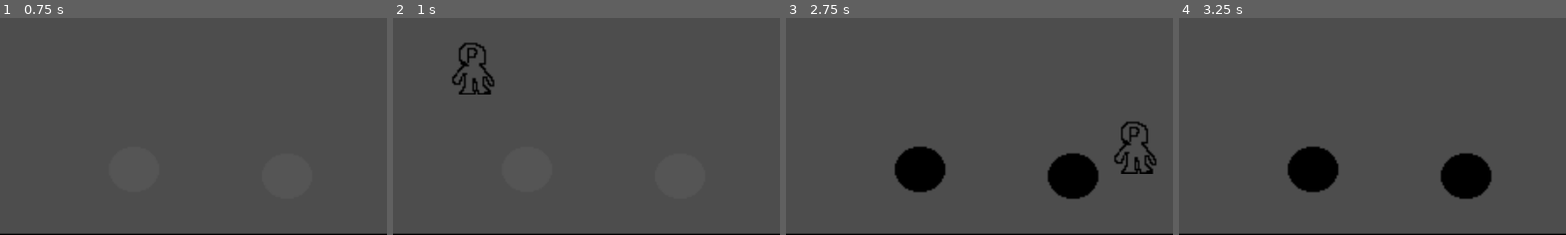
Above: before the commit, frames 1-4 (left to right).
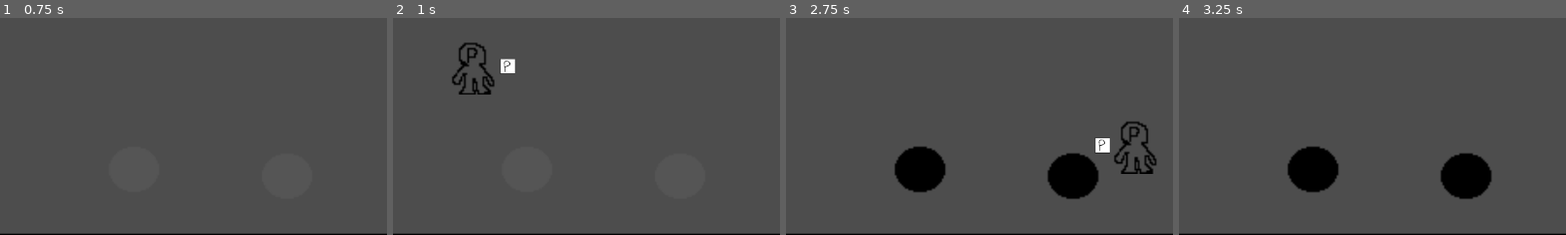
Above: after the commit, the same moments.

Repository: DanielKuhnDeAraujo/OutOfTime
Game: Godot game, scene res://secenes/jogo.tscn
Two runs of this game, one before a commit and one after it. Both use one fixed random seed, a clock stepped at 60 frames per second and the inputs below. The engine's default icon, where the game draws it, is replaced by a stand-in: a white triangle on a blue panel in a dark square.
Inputs:
- Up to frame 1 (0.75 s): tap Enter (ui_accept) at 0.5 s; hold Right (ui_right) from 0.53 s (still down); hold Z (pegar) from 0.53 s (still down); tap E (interagir) at 0.6 s
- Up to frame 2 (1 s): keep holding Right (ui_right); keep holding Z (pegar); tap Enter (ui_accept) at 0.77 s
- Up to frame 3 (2.75 s): release Z (pegar) at 1.28 s; tap Z (pegar) at 1.35 s; tap Enter (ui_accept) at 1.52, 2 s; tap E (interagir) at 1.55 s; release Right (ui_right) at 2.03 s; hold Left (ui_left) from 2.03 s (still down); hold Z (pegar) from 2.03 s (still down); tap V (futuro) at 2.1 s
- Up to frame 4 (3.25 s): release Left (ui_left) at 2.78 s; release Z (pegar) at 2.78 s; hold Right (ui_right) from 2.78 s (still down); tap X (instanciar) at 2.85 s; tap Enter (ui_accept) at 3.02 s; tap E (interagir) at 3.05 s
The pictures show only the part of the screen within x 50-100%, y 50-100%; the shares and areas given below are measured in that part.

Frame 1 is identical in both runs. In frame 2, 0.2% of the frame differs, in the area x 27-32%, y 18-26%; in frame 3, 0.3%, in the area x 79-84%, y 55-63%; in frame 4, nothing differs.

Commit message:
chablabla

Diff:
--- a/scripts/player.gd
+++ b/scripts/player.gd
@@ -10,6 +10,7 @@
 var ItemGuardadoIdade
 var ItemGuardadoNome
 var guardado  = false
+var interagindo =false
 var viajando = false
 var direction
 var udirection
@@ -46,9 +47,9 @@
 			velocity.x = SPEED
 
 		move_and_slide()
-		if Input.is_action_just_pressed("pegar") and not guardado :
-			pegar()
-		if Input.is_action_just_pressed("interagir") and guardado :
+		if Input.is_action_pressed("pegar") and not guardado :
+			interagir()
+		if Input.is_action_just_pressed("interagir") :
 			pegar()
 		if Input.is_action_just_pressed("instanciar") and guardado :
 			instanciar()
@@ -62,14 +63,20 @@
 	pegar_timer.start()
 	area_2d.monitoring = true
 	animated_sprite_2d_2.visible = true
+	interagindo=true
+func interagir() :
+	pegar_timer.start()
+	area_2d.monitoring = true
+	animated_sprite_2d_2.visible = true
 
 func _on_pegar_timer_timeout() -> void:
 	area_2d.monitoring = false
 	animated_sprite_2d_2.visible = false
 func _on_area_2d_body_entered(body: Node2D) -> void:
-	if body.has_method("interagir") and guardado:
+	if body.has_method("interagir") and interagindo:
 		body.interagir(ItemGuardadoCena,ItemGuardadoIdade,ItemGuardadoNome,ItemGuardadoSprite)
-	if body.pegavel && not guardado :
+		interagindo= false
+	elif body.pegavel && not guardado  :
 		ItemGuardadoCena = body.Cena
 		ItemGuardadoIdade = body.Idade
 		ItemGuardadoNome = body.Nome
